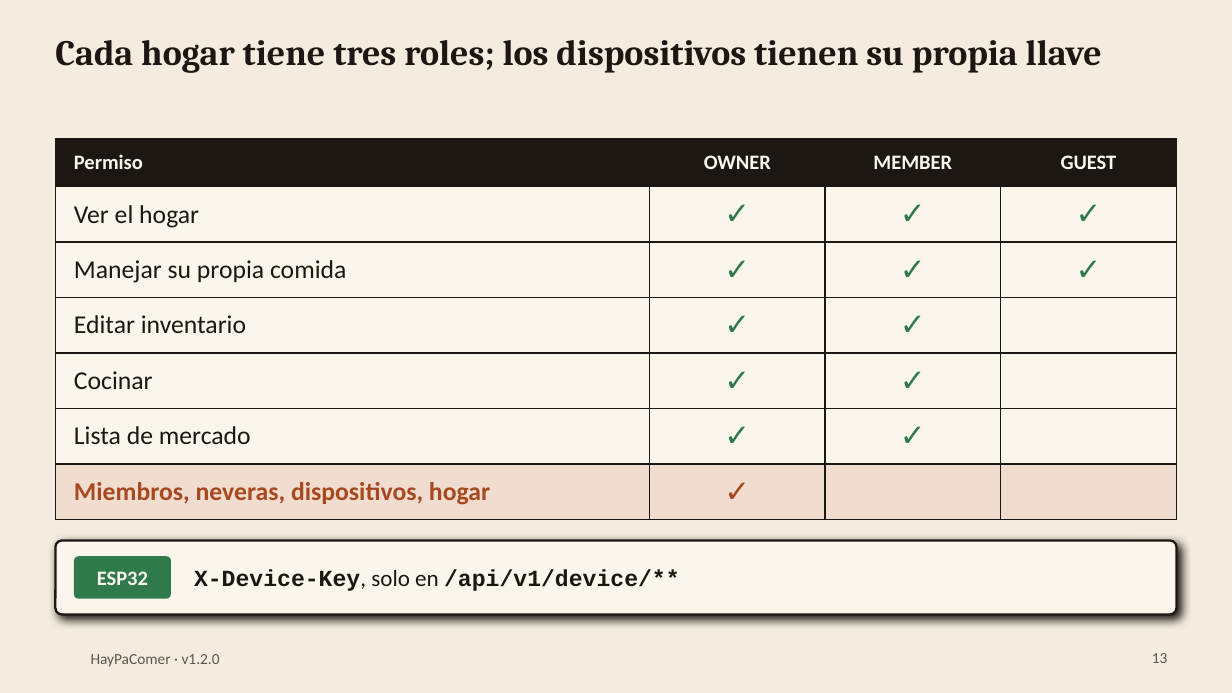
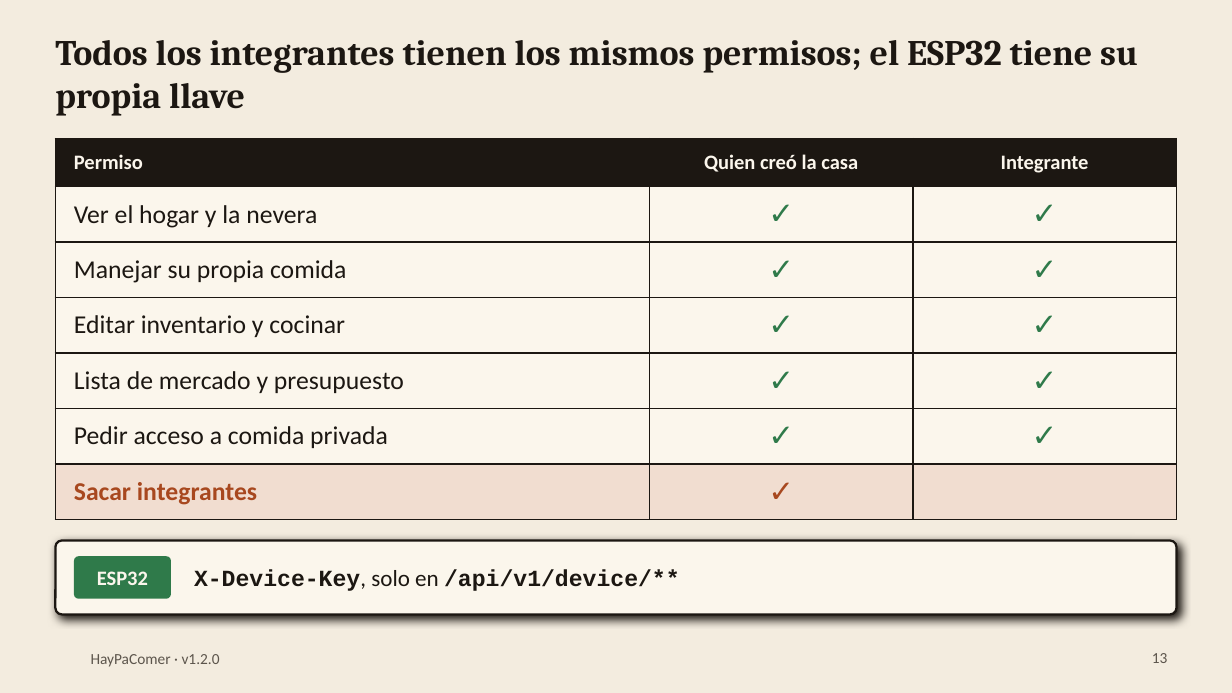
Before and after one commit to NicoalsD/HayPaComer-docs, a slide deck: slide 13 of presentacion/HayPaComer - Presentacion (sprint 4).pptx. Drawn at 1232x693 pixels with LibreOffice and Linux fonts; fonts in the diff are those of the drawing; background and template pictures are left out. Boxes give left, top, right and bottom in pixels: in the first picture for what was removed or moved away, otherwise in the second. Text is boxed around its words. In the diff, an @@ line names an element or a change of style, - is before the commit and + after.

Commit message:
docs(presentacion): tablero, permisos y cifras actuales; más diapositivas para Juan

```diff
--- a/presentacion/HayPaComer - Presentacion (sprint 4).pptx
+++ b/presentacion/HayPaComer - Presentacion (sprint 4).pptx
@@ title at bbox=[55, 40, 1138, 116]: text changed @@
-Cada hogar tiene tres roles; los dispositivos tienen su propia llave
+Todos los integrantes tienen los mismos permisos; el ESP32 tiene su propia llave
@@ table at bbox=[55, 139, 1177, 509] @@
-column 1: Permiso | Ver el hogar | Manejar su propia comida | Editar inventario | Cocinar | Lista de mercado | Miembros, neveras, dispositivos, hogar
-column 2: OWNER | ✓ | ✓ | ✓ | ✓ | ✓ | ✓
-column 3: MEMBER | ✓ | ✓ | ✓ | ✓ | ✓ | 
-column 4: GUEST | ✓ | ✓ |  |  |  | 
+column 1: Permiso | Ver el hogar y la nevera | Manejar su propia comida | Editar inventario y cocinar | Lista de mercado y presupuesto | Pedir acceso a comida privada | Sacar integrantes
+column 2: Quien creó la casa | ✓ | ✓ | ✓ | ✓ | ✓ | ✓
+column 3: Integrante | ✓ | ✓ | ✓ | ✓ | ✓ | 
```
Also in this commit, not shown: 2 other slides changed, 1 other file.
